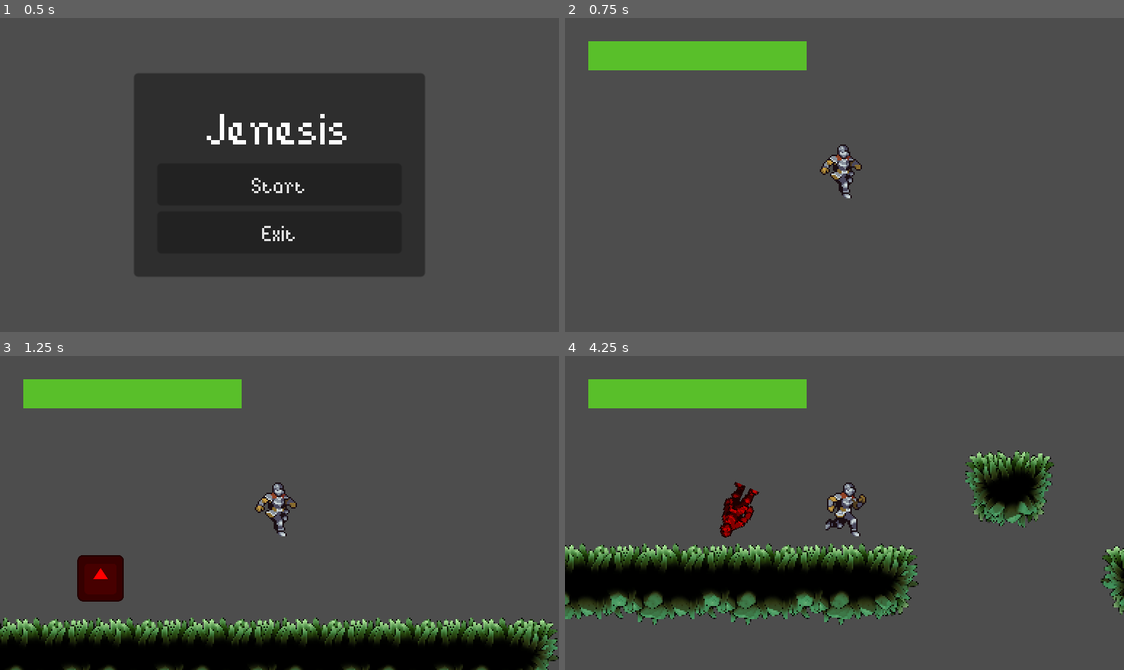
Above: before the commit, frames 1-4 (two rows, left to right).
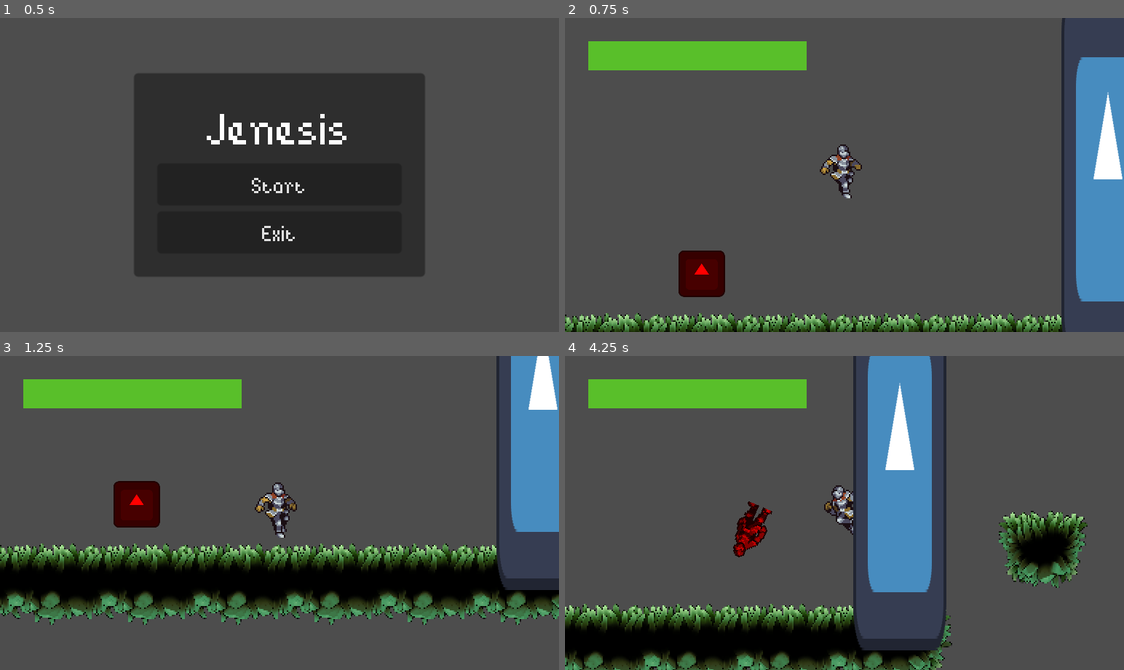
Above: after the commit, the same moments.

Repository: elixs/jenesis
Game: Godot game, scene res://ui/main_menu.tscn
Two runs of this game, one before a commit and one after it. Both use one fixed random seed, a clock stepped at 60 frames per second and the inputs below. The engine's default icon, where the game draws it, is replaced by a stand-in: a white triangle on a blue panel in a dark square.
Inputs (mouse positions are in pixels of both pictures, inside the frame that each line leads up to):
- Up to frame 1 (0.5 s): no input
- Up to frame 2 (0.75 s): click "Start" at 0.5 s
- Up to frame 3 (1.25 s): no input
- Up to frame 4 (4.25 s): move the mouse to (967, 497) at 1.27 s; hold D (move_right) 1.28-2.78 s; tap Space (jump) at 1.35, 1.52, 1.82, 2.27, 2.3, 2.57, 3.05, 3.77, 3.8, 4.07 s; move the mouse to (732, 528) at 2.02 s; click (732, 528) at 2.1 s; move the mouse to (900, 443) at 2.77 s; hold A (move_left) 2.78-3.53 s; tap F (fire) at 2.85 s; move the mouse to (816, 575) at 3.52 s; hold D (move_right) from 3.53 s (still down); right-click (816, 575) at 3.6 s

Frame 1 is identical in both runs. In frame 2, 13% of the frame differs, in the area x 0-100%, y 0-100%; in frame 3, 42%; in frame 4, 40%.

Commit message:
state machine

Diff:
--- /dev/null
+++ b/scenes/box.tscn
@@ -0,0 +1,14 @@
+[gd_scene load_steps=3 format=3 uid="uid://c6e81h8t08n4"]
+
+[ext_resource type="Texture2D" uid="uid://crmq3vf48yn4w" path="res://icon.svg" id="1_u0rvo"]
+
+[sub_resource type="RectangleShape2D" id="RectangleShape2D_satwk"]
+size = Vector2(128, 128)
+
+[node name="Box" type="StaticBody2D"]
+
+[node name="CollisionShape2D" type="CollisionShape2D" parent="."]
+shape = SubResource("RectangleShape2D_satwk")
+
+[node name="Sprite2D" type="Sprite2D" parent="."]
+texture = ExtResource("1_u0rvo")
--- a/scenes/bullet.gd
+++ b/scenes/bullet.gd
@@ -21,6 +21,8 @@
 
 
 func _on_body_entered(body: Node):
+	if body is Player:
+		return
 	if body.has_method("take_damage"):
 		body.take_damage()
 	queue_free()
--- a/scenes/main.tscn
+++ b/scenes/main.tscn
@@ -1,10 +1,11 @@
-[gd_scene load_steps=8 format=3 uid="uid://ojuklhki5km"]
+[gd_scene load_steps=9 format=3 uid="uid://ojuklhki5km"]
 
 [ext_resource type="Texture2D" uid="uid://crmq3vf48yn4w" path="res://icon.svg" id="1_fdxlm"]
 [ext_resource type="PackedScene" uid="uid://biem7uaf4depg" path="res://scenes/player.tscn" id="2_aav1h"]
 [ext_resource type="Texture2D" uid="uid://qth8pba0326d" path="res://assets/Mossy Tileset/Mossy - TileSet - small.png" id="2_qny78"]
 [ext_resource type="AudioStream" uid="uid://bi3arknm2seuj" path="res://assets/Vault(mp3)/blademaster.mp3" id="4_lpu85"]
 [ext_resource type="PackedScene" uid="uid://ctyxih2x0ayvo" path="res://scenes/damage_area.tscn" id="5_exfq4"]
+[ext_resource type="PackedScene" uid="uid://c6e81h8t08n4" path="res://scenes/box.tscn" id="6_kxaxr"]
 
 [sub_resource type="TileSetAtlasSource" id="TileSetAtlasSource_13mwl"]
 texture = ExtResource("2_qny78")
@@ -507,10 +508,14 @@
 position = Vector2(-25, 169)
 
 [node name="Player" parent="." instance=ExtResource("2_aav1h")]
-position = Vector2(98, 33)
+position = Vector2(73, 95)
 
 [node name="AudioStreamPlayer" type="AudioStreamPlayer" parent="."]
 stream = ExtResource("4_lpu85")
 volume_db = 1.0
 autoplay = true
 bus = &"Music"
+
+[node name="Box" parent="." instance=ExtResource("6_kxaxr")]
+position = Vector2(254, 100)
+scale = Vector2(0.5, 2)
--- a/scenes/player.gd
+++ b/scenes/player.gd
@@ -1,13 +1,22 @@
+class_name Player
 extends CharacterBody2D
 
+enum State {
+	MOVE,
+	WALL_CLIMB,
+	SWIM,
+}
 
 const SPEED = 100.0
-const JUMP_VELOCITY = -200.0
+const JUMP_SPEED = -200.0
 const GRAVITY = 400
 const ACCELERATION = 1000
 
 const MAX_JUMP_TIME = 0.2
 const MAX_AIRBORNE_TIME = 0.1
+
+const WALL_SPEED = 50.0
+
 
 var current_jump_time = 0
 var current_airborne_time = 0
@@ -31,10 +40,15 @@
 @onready var attack_area_2d = $Pivot/AttackArea2D
 @onready var hud = $CanvasLayer/HUD
 @onready var bullet_spawn = $Pivot/BulletSpawn
+@onready var ray_cast_2d = $Pivot/RayCast2D
+@onready var collision_shape_2d = $CollisionShape2D
+@onready var wall_check = $Pivot/WallCheck
 
 
 @export var Bullet: PackedScene
 
+
+var _state = State.MOVE
 
 
 func _ready():
@@ -43,6 +57,17 @@
 	attack_area_2d.body_entered.connect(_on_body_entered)
 
 func _physics_process(delta):
+	match _state:
+		State.MOVE:
+			_move(delta)
+		State.WALL_CLIMB:
+			_wall_climb(delta)
+		State.SWIM:
+			_swim(delta)
+#	print(velocity)
+
+
+func _move(delta):
 	if not is_on_floor():
 		velocity.y += GRAVITY * delta
 
@@ -56,7 +81,7 @@
 		audio_stream_player.play()
 
 	if jumping and current_jump_time <= MAX_JUMP_TIME:
-		velocity.y = JUMP_VELOCITY
+		velocity.y = JUMP_SPEED
 
 	current_jump_time += delta
 	current_airborne_time += delta
@@ -82,8 +107,14 @@
 
 	for i in get_slide_collision_count():
 		var collision = get_slide_collision(i)
-		print(collision.get_collider().name)
-
+#		print(collision.get_collider().name)
+
+
+	# state
+
+	if ray_cast_2d.is_colliding() and not is_on_floor():
+		set_state(State.WALL_CLIMB)
+		return;
 
 	# animation
 
@@ -101,6 +132,23 @@
 	if move_input:
 		pivot.scale.x = sign(move_input)
 
+func _wall_climb(delta):
+	var move_input = Input.get_axis("move_up", "move_down")
+	if not wall_check.is_colliding():
+		move_input = max(move_input, 0)
+	velocity.y = move_input * WALL_SPEED
+
+	move_and_slide()
+
+	# state
+
+	if Input.is_action_just_pressed("jump"):
+		set_state(State.MOVE)
+
+
+func _swim(delta):
+	pass
+
 
 func _spawn():
 	var enemy = Enemy.instantiate()
@@ -138,3 +186,35 @@
 		return
 	health = max(health - 25, 0)
 	print(health)
+
+
+func set_state(value):
+	var current_state = _state
+	var new_state = value
+
+	match current_state:
+		State.MOVE:
+			pass
+		State.WALL_CLIMB:
+			if new_state == State.MOVE:
+				var direction = Vector2(pivot.scale.x, -1).normalized()
+				jumping = true
+#				velocity = direction * (JUMP_SPEED + WALL_SPEED)
+		State.SWIM:
+			pass
+
+	match new_state:
+		State.MOVE:
+			current_jump_time = 0
+		State.WALL_CLIMB:
+			playback.travel("wall_climb")
+			velocity = Vector2.ZERO
+			var normal = ray_cast_2d.get_collision_normal()
+			var pos = ray_cast_2d.get_collision_point()
+			var capsule = collision_shape_2d.shape as CapsuleShape2D
+			global_position.x = (pos + normal * capsule.radius).x
+			pivot.scale.x *= -1
+		State.SWIM:
+			pass
+
+	_state = new_state
--- a/scenes/player.tscn
+++ b/scenes/player.tscn
@@ -12,6 +12,7 @@
 [ext_resource type="AudioStream" uid="uid://ck738lf6omvqm" path="res://assets/Catgirl Fighting SFX/swing/002_swing.wav" id="8_4akam"]
 [ext_resource type="AudioStream" uid="uid://p77ou1fqy4vy" path="res://assets/Catgirl Fighting SFX/jump/001_jump.wav" id="8_l00r8"]
 [ext_resource type="PackedScene" uid="uid://be44dmw344nmo" path="res://scenes/hud.tscn" id="10_botg2"]
+[ext_resource type="Texture2D" uid="uid://bns82luhbwsei" path="res://assets/FreeKnight_v1/Colour2/Outline/120x80_PNGSheets/_WallSlide.png" id="10_ex6vt"]
 
 [sub_resource type="RectangleShape2D" id="RectangleShape2D_0fmip"]
 size = Vector2(39, 45.5)
@@ -378,6 +379,47 @@
 "values": [0, 1, 2, 3, 4, 5, 6, 7, 8, 9]
 }
 
+[sub_resource type="Animation" id="Animation_y3il1"]
+resource_name = "wall_climb"
+length = 0.6
+loop_mode = 1
+tracks/0/type = "value"
+tracks/0/imported = false
+tracks/0/enabled = true
+tracks/0/path = NodePath("Pivot/Sprite2D:texture")
+tracks/0/interp = 1
+tracks/0/loop_wrap = true
+tracks/0/keys = {
+"times": PackedFloat32Array(0),
+"transitions": PackedFloat32Array(1),
+"update": 1,
+"values": [ExtResource("10_ex6vt")]
+}
+tracks/1/type = "value"
+tracks/1/imported = false
+tracks/1/enabled = true
+tracks/1/path = NodePath("Pivot/Sprite2D:hframes")
+tracks/1/interp = 1
+tracks/1/loop_wrap = true
+tracks/1/keys = {
+"times": PackedFloat32Array(0),
+"transitions": PackedFloat32Array(1),
+"update": 1,
+"values": [3]
+}
+tracks/2/type = "value"
+tracks/2/imported = false
+tracks/2/enabled = true
+tracks/2/path = NodePath("Pivot/Sprite2D:frame")
+tracks/2/interp = 1
+tracks/2/loop_wrap = true
+tracks/2/keys = {
+"times": PackedFloat32Array(0, 0.2, 0.4),
+"transitions": PackedFloat32Array(1, 1, 1),
+"update": 1,
+"values": [0, 1, 2]
+}
+
 [sub_resource type="AnimationLibrary" id="AnimationLibrary_dx0yp"]
 _data = {
 "RESET": SubResource("Animation_hofar"),
@@ -387,7 +429,8 @@
 "jump": SubResource("Animation_eemxm"),
 "jump_start": SubResource("Animation_j6t4f"),
 "land": SubResource("Animation_l0y8v"),
-"run": SubResource("Animation_xfogp")
+"run": SubResource("Animation_xfogp"),
+"wall_climb": SubResource("Animation_y3il1")
 }
 
 [sub_resource type="AnimationNodeAnimation" id="AnimationNodeAnimation_72v0t"]
@@ -410,6 +453,9 @@
 
 [sub_resource type="AnimationNodeAnimation" id="AnimationNodeAnimation_8qsld"]
 animation = &"run"
+
+[sub_resource type="AnimationNodeAnimation" id="AnimationNodeAnimation_qta6p"]
+animation = &"wall_climb"
 
 [sub_resource type="AnimationNodeStateMachineTransition" id="AnimationNodeStateMachineTransition_gt8xk"]
 advance_mode = 2
@@ -463,8 +509,10 @@
 states/land/position = Vector2(772.111, -88.4307)
 states/run/node = SubResource("AnimationNodeAnimation_8qsld")
 states/run/position = Vector2(596.889, 87.144)
+states/wall_climb/node = SubResource("AnimationNodeAnimation_qta6p")
+states/wall_climb/position = Vector2(411.272, 266.222)
 transitions = ["Start", "idle", SubResource("AnimationNodeStateMachineTransition_gt8xk"), "idle", "run", SubResource("A …(1099 unchanged characters)…
-graph_offset = Vector2(192, 70)
+graph_offset = Vector2(105, 123)
 
 [sub_resource type="AnimationNodeStateMachinePlayback" id="AnimationNodeStateMachinePlayback_brisl"]
 
@@ -491,7 +539,14 @@
 disabled = true
 
 [node name="BulletSpawn" type="Marker2D" parent="Pivot"]
-position = Vector2(23, -15)
+position = Vector2(2, -15)
+
+[node name="RayCast2D" type="RayCast2D" parent="Pivot"]
+target_position = Vector2(10, 0)
+
+[node name="WallCheck" type="RayCast2D" parent="Pivot"]
+position = Vector2(0, -16)
+target_position = Vector2(-12, 0)
 
 [node name="CollisionShape2D" type="CollisionShape2D" parent="."]
 shape = SubResource("CapsuleShape2D_g21ud")
Not shown: 1 places in scenes/player.tscn that only renumber resources
